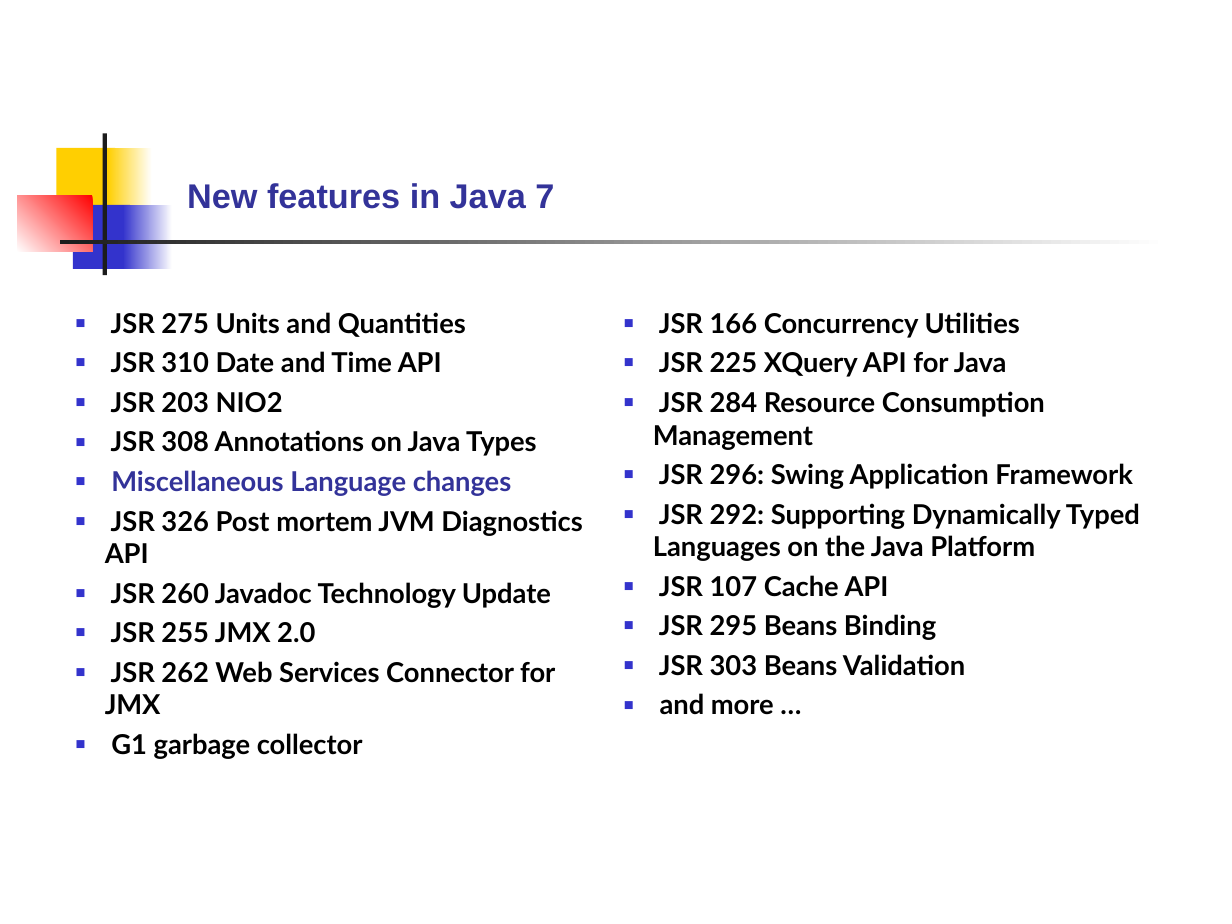
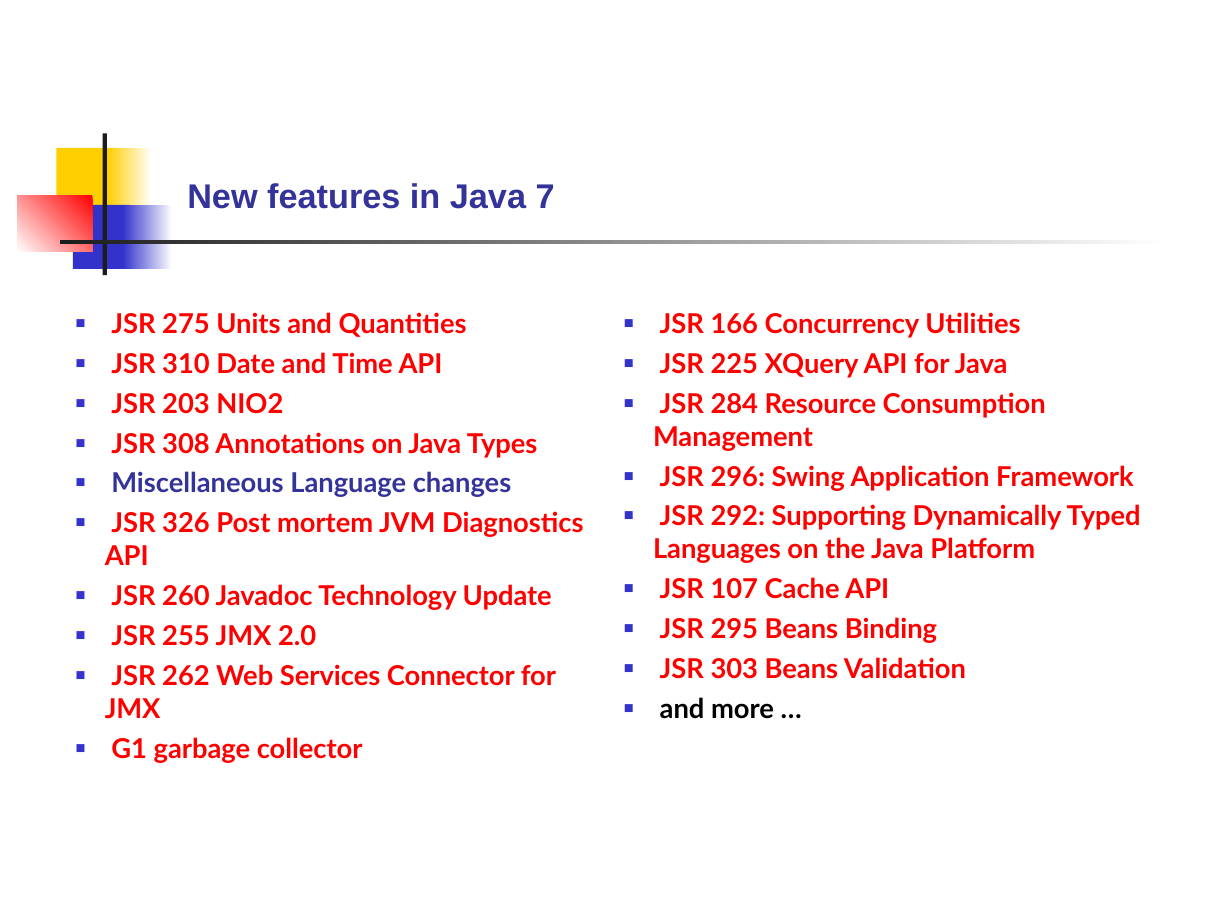
Before and after one commit to azatsatklichov/Java-Features, a slide deck: slide 3 of src/features/in/java7/Java SE 7.ppt. Drawn at 1232x924 pixels with LibreOffice and Linux fonts; fonts in the diff are those of the drawing. Boxes give left, top, right and bottom in pixels: in the first picture for what was removed or moved away, otherwise in the second. Text is boxed around its words. In the diff, an @@ line names an element or a change of style, - is before the commit and + after.

```diff
--- a/src/features/in/java7/Java SE 7.ppt
+++ b/src/features/in/java7/Java SE 7.ppt
@@ table at (64,301,1161,841) @@
@@ text colour #000000 to #FF0000 @@
@@ line spacing 1 to 1.01 @@
```
Also in this commit, not shown: 9 other slides changed, 18 other files.
